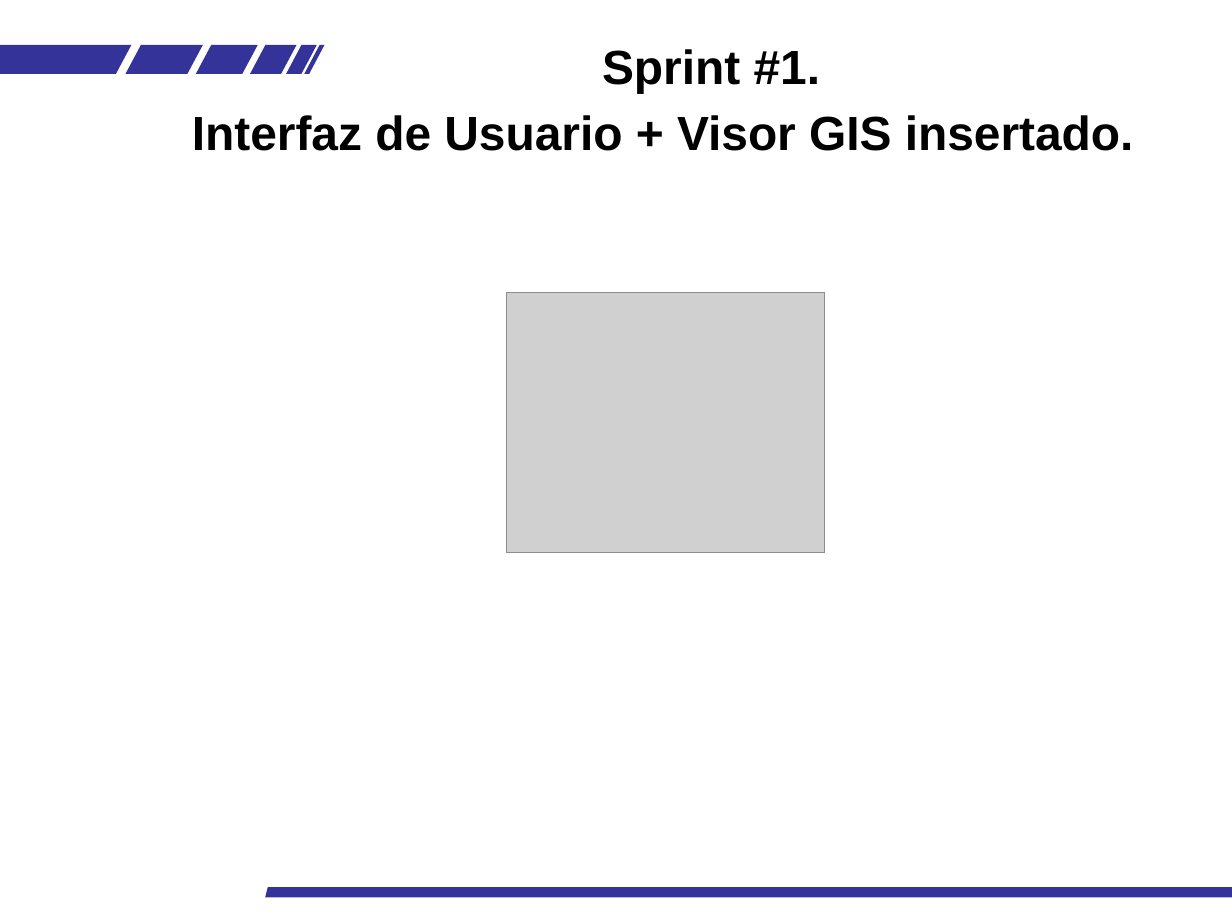
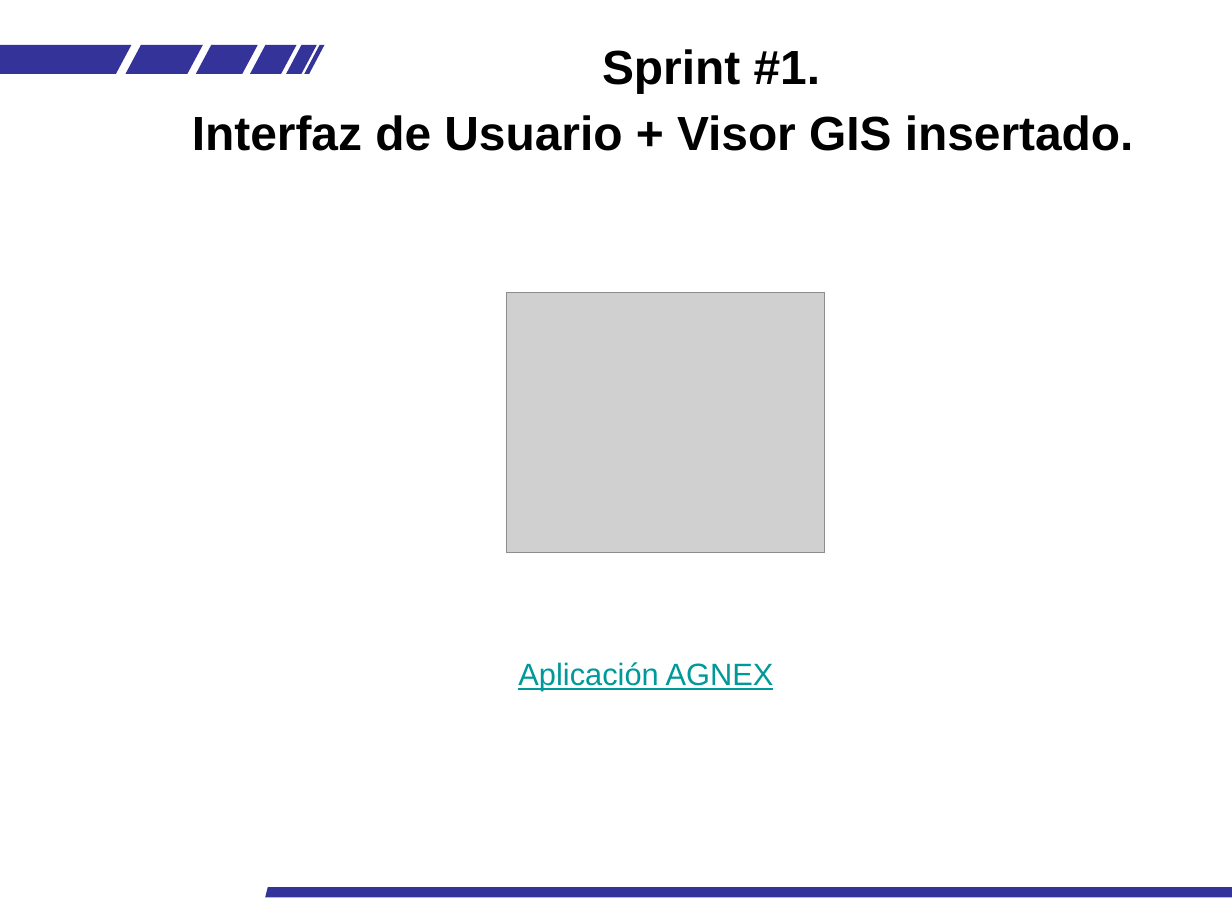
Before and after one commit to pquella/buscaminas, a slide deck: slide 4 of PrimerSprint/Presentación_PrimerSprint_AGNEX.pptx. Drawn at 1232x924 pixels with LibreOffice and Linux fonts; fonts in the diff are those of the drawing; grey boxes stand for pictures. Boxes give left, top, right and bottom in pixels: in the first picture for what was removed or moved away, otherwise in the second. Text is boxed around its words. In the diff, an @@ line names an element or a change of style, - is before the commit and + after.

```diff
--- a/PrimerSprint/Presentación_PrimerSprint_AGNEX.pptx
+++ b/PrimerSprint/Presentación_PrimerSprint_AGNEX.pptx
@@ text added at [518,662,774,691], 18 pt, text #009999, underline @@
+Aplicación AGNEX
```
Also in this commit, not shown: 1 other slide changed.
